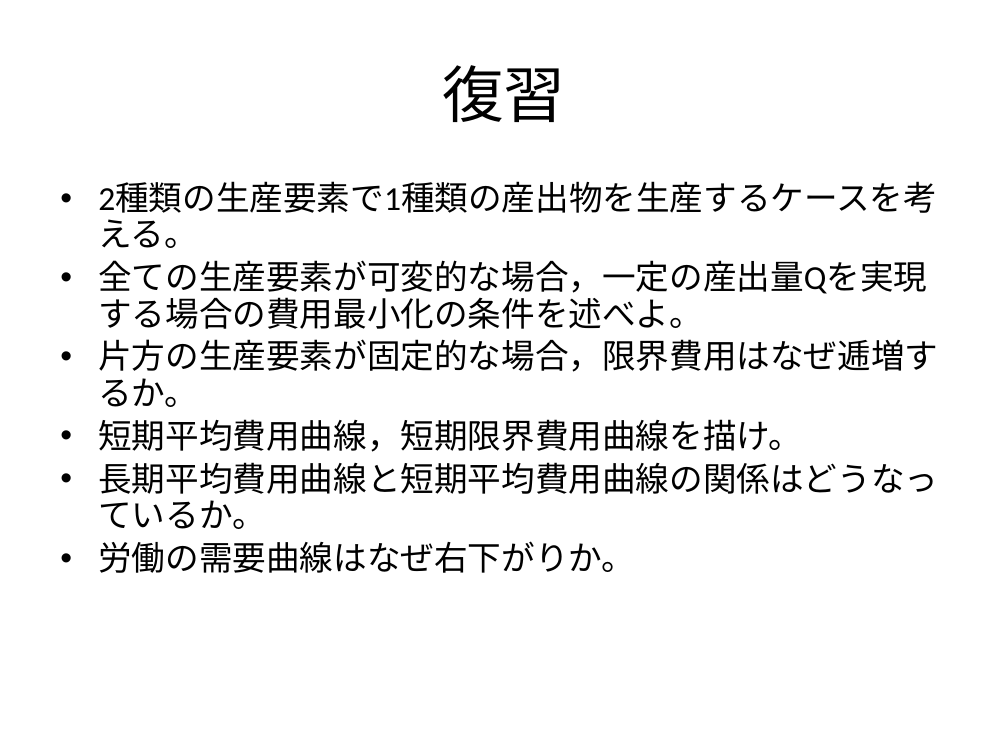
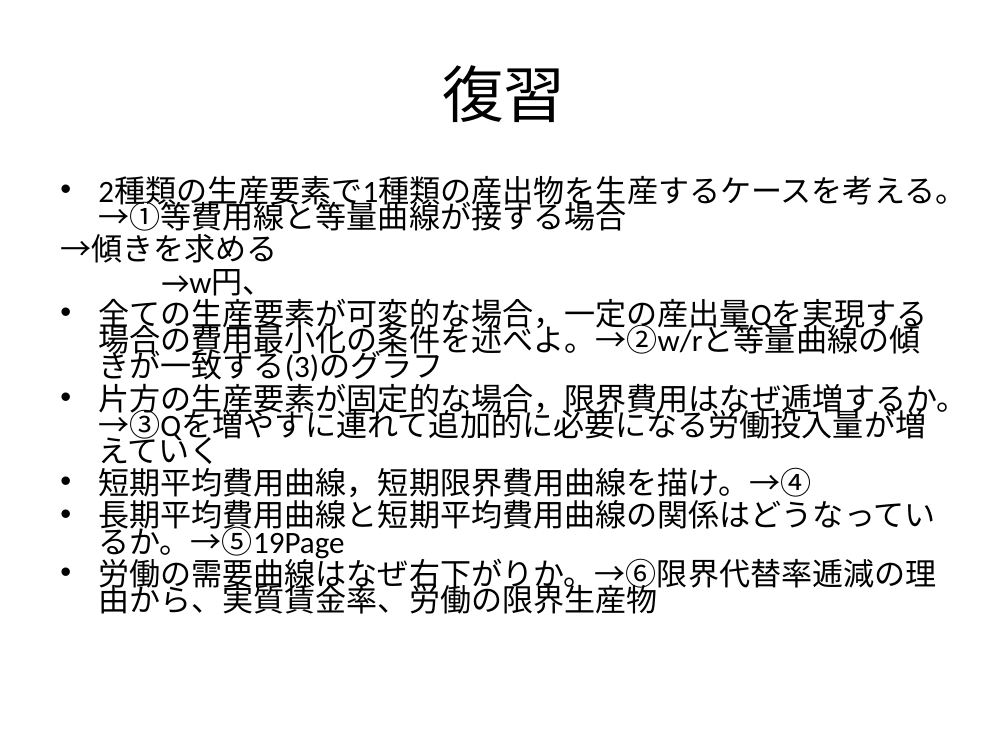
Before and after one commit to h0shihir0/Classes, a slide deck: slide 25 of Economics2/0606Lecture3.pptx. Drawn at 1008x756 pixels with LibreOffice and Linux fonts; fonts in the diff are those of the drawing. Boxes give left, top, right and bottom in pixels: in the first picture for what was removed or moved away, otherwise in the second. Text is boxed around its words. In the diff, an @@ line names an element or a change of style, - is before the commit and + after.

```diff
--- a/Economics2/0606Lecture3.pptx
+++ b/Economics2/0606Lecture3.pptx
@@ text at <box>60,176,967,614</box>: text changed; size 24 to 22.2 pt @@
-• 2種類の生産要素で1種類の産出物を生産するケースを考える。
-• 全ての生産要素が可変的な場合，一定の産出量Qを実現する場合の費用最小化の条件を述べよ。
-• 片方の生産要素が固定的な場合，限界費用はなぜ逓増するか。
-• 短期平均費用曲線，短期限界費用曲線を描け。
-• 長期平均費用曲線と短期平均費用曲線の関係はどうなっているか。
-• 労働の需要曲線はなぜ右下がりか。
+• 2種類の生産要素で1種類の産出物を生産するケースを考える。→①等費用線と等量曲線が接する場合
+→傾きを求める
+→w円、
+• 全ての生産要素が可変的な場合，一定の産出量Qを実現する場合の費用最小化の条件を述べよ。→②w/rと等量曲線の傾きが一致する(3)のグラフ
+• 片方の生産要素が固定的な場合，限界費用はなぜ逓増するか。→③Qを増やすに連れて追加的に必要になる労働投入量が増えていく
+• 短期平均費用曲線，短期限界費用曲線を描け。→④
+• 長期平均費用曲線と短期平均費用曲線の関係はどうなっているか。→⑤19Page
+• 労働の需要曲線はなぜ右下がりか。→⑥限界代替率逓減の理由から、実質賃金率、労働の限界生産物
```
Also in this commit, not shown: 7 other slides changed, 9 other files.
